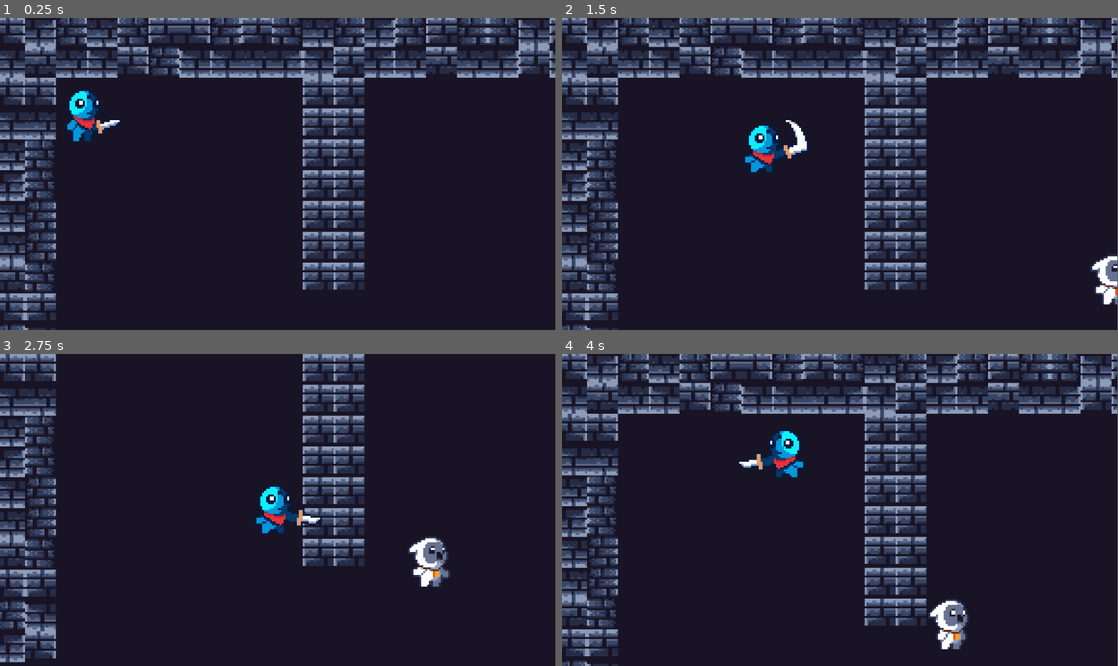
Above: before the commit, frames 1-4 (two rows, left to right).
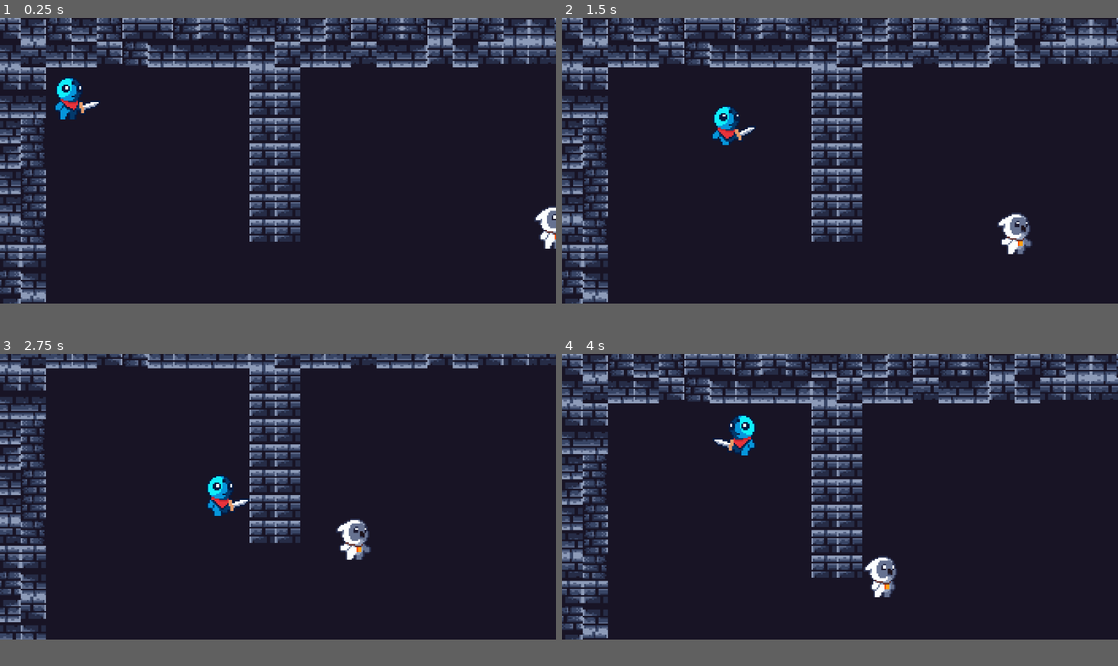
Above: after the commit, the same moments.

Repository: Tracychun13/twilight-tower
Game: Godot game, scene res://scenes/game.tscn
The game is run twice, just before and just after one commit, with the same random seed, the same clock (stepped at 60 frames per second) and the same inputs.
Inputs:
- Up to frame 1 (0.25 s): no input
- Up to frame 2 (1.5 s): hold D (right) 0.53-1.28 s; hold K (attack) 0.53-1.28 s; hold S (down) from 1.28 s (still down); tap K (attack) at 1.35 s
- Up to frame 3 (2.75 s): release S (down) at 2.03 s; hold D (right) from 2.03 s (still down); hold K (attack) from 2.03 s (still down)
- Up to frame 4 (4 s): release D (right) at 2.78 s; release K (attack) at 2.78 s; hold W (up) 2.78-3.53 s; tap K (attack) at 2.85 s; hold A (left) from 3.53 s (still down); hold K (attack) from 3.53 s (still down)
In our replay, the window is 799x449 before the commit and 800x411 after it. These sizes can differ from the game's own. Grey fills any space a smaller window leaves; there, only what the larger window draws over its background counts as a difference.

The runs differ from the first frame. In frame 1, 30% of the frame differs, in the area x 0-100%, y 0-100%; in frame 2, 31%; in frame 3, 21%; in frame 4, 31%.

Commit message:
Added light area where the player can attack

Diff:
--- a/twilight-tower/project.godot
+++ b/twilight-tower/project.godot
@@ -14,6 +14,11 @@
 run/main_scene="res://scenes/game.tscn"
 config/features=PackedStringArray("4.3", "GL Compatibility")
 config/icon="res://icon.svg"
+
+[display]
+
+window/size/viewport_width=1400
+window/size/viewport_height=720
 
 [input]
 
--- a/twilight-tower/scenes/character.tscn
+++ b/twilight-tower/scenes/character.tscn
@@ -231,10 +231,6 @@
 "speed": 10.0
 }]
 
-[sub_resource type="CapsuleShape2D" id="CapsuleShape2D_u4f5a"]
-radius = 14.0
-height = 28.0
-
 [node name="Player" type="CharacterBody2D"]
 z_index = 4
 collision_layer = 2
@@ -246,8 +242,6 @@
 animation = &"attack"
 autoplay = "idle"
 
-[node name="CollisionShape2D" type="CollisionShape2D" parent="."]
+[node name="CollisionPolygon2D" type="CollisionPolygon2D" parent="."]
 position = Vector2(-1, -11)
-shape = SubResource("CapsuleShape2D_u4f5a")
-one_way_collision_margin = 0.0
-debug_color = Color(0.477435, 0.443364, 0.988731, 0.42)
+polygon = PackedVector2Array(-8, 12, -10, 7, -10, -10, -6, -13, -4, -14, 1, -14, 4, -13, 7, -10, 7, -8, 7, -3, 17, 0, 17, 2, 14, 5, 8, 9, 4, 10, 3, 12)
--- a/twilight-tower/scenes/enemy_1.tscn
+++ b/twilight-tower/scenes/enemy_1.tscn
@@ -39,10 +39,6 @@
 "speed": 10.0
 }]
 
-[sub_resource type="CapsuleShape2D" id="CapsuleShape2D_syrt7"]
-radius = 12.0
-height = 28.0
-
 [node name="Enemy1" type="CharacterBody2D"]
 collision_mask = 3
 motion_mode = 1
@@ -55,10 +51,6 @@
 animation = &"idle"
 autoplay = "idle"
 
-[node name="CollisionShape2D" type="CollisionShape2D" parent="."]
-position = Vector2(-1, -13)
-shape = SubResource("CapsuleShape2D_syrt7")
-
 [node name="NavigationAgent2D" type="NavigationAgent2D" parent="."]
 target_desired_distance = 34.0
 
@@ -66,4 +58,7 @@
 wait_time = 0.5
 autostart = true
 
+[node name="CollisionPolygon2D" type="CollisionPolygon2D" parent="."]
+polygon = PackedVector2Array(-6, 0, -8, -5, -8, -8, -13, -16, -13, -19, -9, -25, -5, -27, -2, -27, 2, -27, 5, -26, 8, -23, 8, -21, 9, -18, 9, -14, 7, -10, 8, -8, 8, -5, 5, 0)
+
 [connection signal="timeout" from="Timer" to="." method="_on_timer_timeout"]
--- a/twilight-tower/scenes/game.tscn
+++ b/twilight-tower/scenes/game.tscn
@@ -1,9 +1,10 @@
-[gd_scene load_steps=16 format=4 uid="uid://bylabuky10ay8"]
+[gd_scene load_steps=17 format=4 uid="uid://bylabuky10ay8"]
 
 [ext_resource type="PackedScene" uid="uid://cepqnlk6am0fb" path="res://scenes/character.tscn" id="1_gngfe"]
 [ext_resource type="Texture2D" uid="uid://yri20celxtpo" path="res://assets/environment/dungeon_tileset.png" id="2_43rty"]
 [ext_resource type="PackedScene" uid="uid://cndebk628rpcc" path="res://scenes/hole.tscn" id="3_dq2b8"]
 [ext_resource type="PackedScene" uid="uid://bkxva68b8o82j" path="res://scenes/enemy_1.tscn" id="4_vuec7"]
+[ext_resource type="PackedScene" uid="uid://kpuvt45selag" path="res://scenes/light_area.tscn" id="5_8n00x"]
 
 [sub_resource type="NavigationPolygon" id="NavigationPolygon_ktwm2"]
 vertices = PackedVector2Array(-290.078, 154.062, -290.039, 160, -293, 160, -293, -156, -290.68, 58.0625, -290.773, 42.0 …(341 unchanged characters)…
@@ -242,6 +243,10 @@
 tile_map_data = PackedByteArray("AAARAPX/AAACAAEAAAARAPb/AAADAAMAAAARAPf/AAADAAEAAAARAPj/AAABAAMAAAARAPn/AAADAAEAAAARAP …(12928 unchanged characters)…
 tile_set = SubResource("TileSet_xxi3r")
 
+[node name="light" parent="." instance=ExtResource("5_8n00x")]
+position = Vector2(-125, 47)
+scale = Vector2(1.08, 1)
+
 [node name="hole" parent="." instance=ExtResource("3_dq2b8")]
 position = Vector2(227, 110)
 
--- /dev/null
+++ b/twilight-tower/scenes/light_area.tscn
@@ -0,0 +1,16 @@
+[gd_scene load_steps=3 format=3 uid="uid://kpuvt45selag"]
+
+[ext_resource type="Script" path="res://scripts/light_area.gd" id="1_s5xwa"]
+
+[sub_resource type="CircleShape2D" id="CircleShape2D_kd25a"]
+radius = 69.029
+
+[node name="light" type="Area2D"]
+collision_mask = 2
+script = ExtResource("1_s5xwa")
+
+[node name="CollisionShape2D" type="CollisionShape2D" parent="."]
+shape = SubResource("CircleShape2D_kd25a")
+
+[connection signal="body_entered" from="." to="." method="_on_body_entered"]
+[connection signal="body_exited" from="." to="." method="_on_body_exited"]
--- a/twilight-tower/scripts/character.gd
+++ b/twilight-tower/scripts/character.gd
@@ -4,6 +4,7 @@
 const SPEED = 80.0
 const ZERO_VEC = Vector2(0.0, 0.0)
 var is_attacking = false
+var can_attack = false
 @onready var sprite2d = $AnimatedSprite2D
 
 func die():
@@ -13,12 +14,15 @@
 	await sprite2d.animation_finished
 	get_tree().reload_current_scene()
 
+func toggle_can_attack():
+	can_attack = not can_attack
+
 func get_input():
 	var input_direction = Input.get_vector("left", "right", "up", "down")
 	input_direction.normalized()
 	velocity = input_direction*SPEED
 
-	if Input.is_action_pressed("attack"):
+	if Input.is_action_pressed("attack") and can_attack:
 		is_attacking = true
 		sprite2d.play("attack")
 		await sprite2d.animation_finished
@@ -35,6 +39,8 @@
 			sprite2d.play("walk")
 		else:
 			sprite2d.play("idle")
+	else:
+		velocity = ZERO_VEC
 
 func _physics_process(_delta: float) -> void:
 	get_input()
--- a/twilight-tower/scripts/hole.gd
+++ b/twilight-tower/scripts/hole.gd
@@ -4,4 +4,5 @@
 
 func _on_body_entered(body: Node2D) -> void:
 	if body == player:
+		print("player in hole")
 		player.die()
--- /dev/null
+++ b/twilight-tower/scripts/light_area.gd
@@ -0,0 +1,14 @@
+extends Area2D
+
+@onready var player = $"../Player"
+
+func _on_body_exited(body: Node2D) -> void:
+	if body == player:
+		print("player exited from light")
+		player.toggle_can_attack()
+
+
+func _on_body_entered(body: Node2D) -> void:
+	if body == player:
+		print("player exited from light")
+		player.toggle_can_attack()
Not shown: 1 places in twilight-tower/scenes/character.tscn that only renumber resources
Not shown: 1 places in twilight-tower/scenes/enemy_1.tscn that only renumber resources
Not shown, changed: .DS_Store
Not shown, changed: twilight-tower/.DS_Store
Not shown, changed: twilight-tower/assets/.DS_Store
